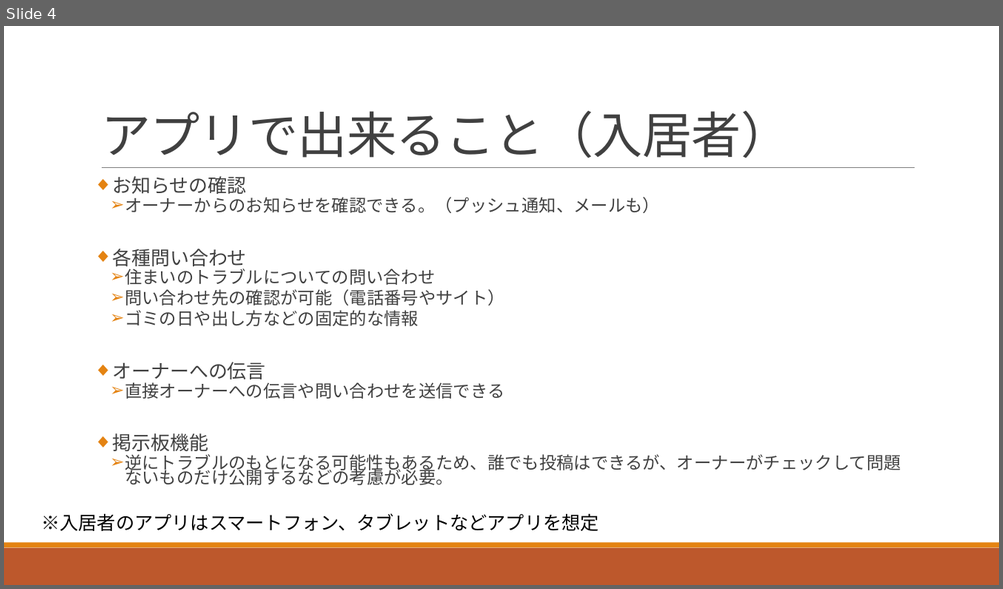
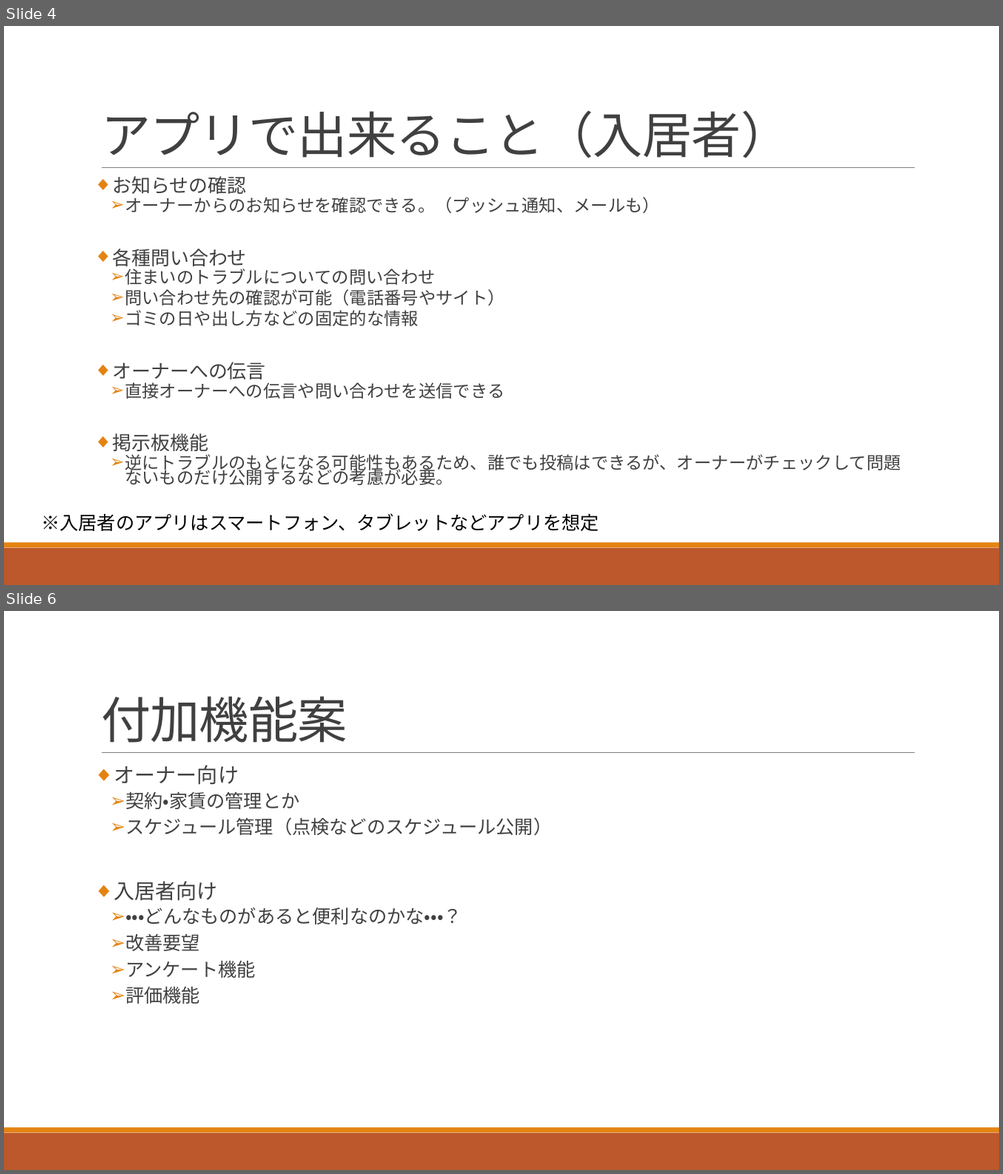
Before and after one commit to mtmrkztk/test, a slide deck: アパート管理について.pptx. Shown one above the other, each under a label of ours: slide 4 before the commit, slides 4 and 6 after it; the slides between them are not shown. The pictures are 1003x589 and 1003x1174 pixels, drawn with LibreOffice and Linux fonts; fonts in the diff are those of the drawing. Boxes give left, top, right and bottom in pixels: in the first picture for what was removed or moved away, otherwise in the second. Text is boxed around its words. In the diff, an @@ line names an element or a change of style, - is before the commit and + after.

```diff
--- a/アパート管理について.pptx
+++ b/アパート管理について.pptx
@@ slide 6 added at bbox=[4, 611, 999, 1170], background #FFFFFF; not listed: 3 template elements that a slide beside it also shows @@
@@ title added at bbox=[101, 696, 347, 743], 48 pt, text #404040 @@
+付加機能案
@@ text added at bbox=[114, 765, 552, 1004], 18 pt, text #404040 @@
+◆ オーナー向け
+  ➢ 契約・家賃の管理とか
+  ➢ スケジュール管理（点検などのスケジュール公開）
+◆ 入居者向け
+  ➢ ・・・どんなものがあると便利なのかな・・・？
+  ➢ 改善要望
+  ➢ アンケート機能
+  ➢ 評価機能
```
Also in this commit, not shown: 1 slide changed.
